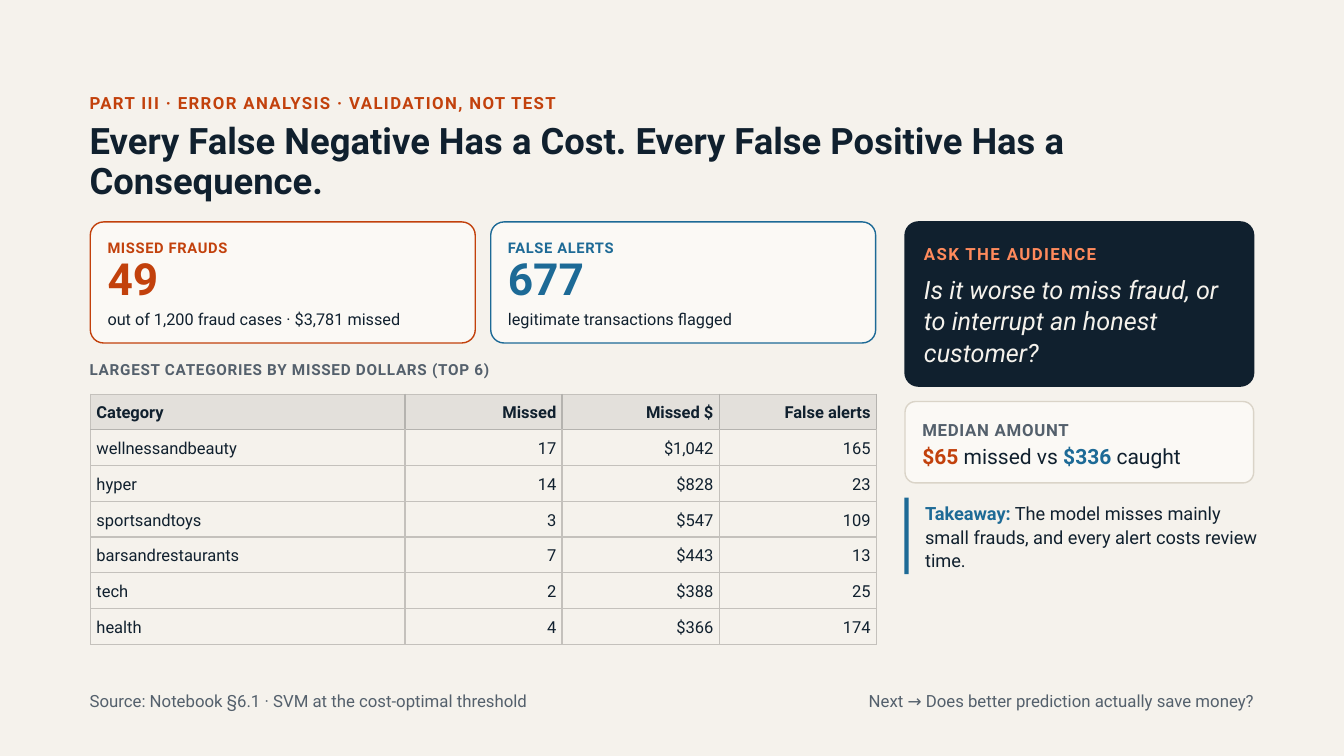
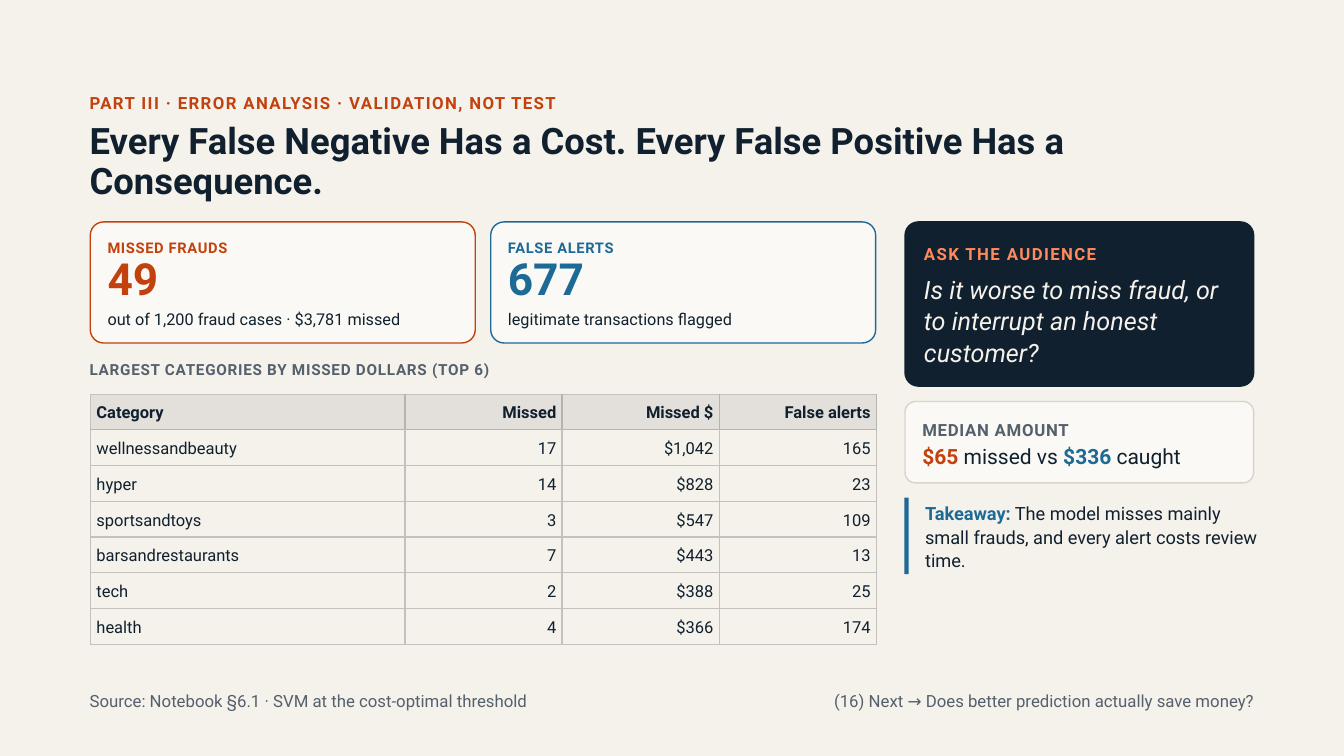
Before and after one commit to DakFu2k6/DS66A_Group_07, a slide deck: slide 16 of Fraud_Detection.pptx. Drawn at 1344x756 pixels with LibreOffice and Linux fonts; fonts in the diff are those of the drawing. Boxes give left, top, right and bottom in pixels: in the first picture for what was removed or moved away, otherwise in the second. Text is boxed around its words. In the diff, an @@ line names an element or a change of style, - is before the commit and + after.

```diff
--- a/Fraud_Detection.pptx
+++ b/Fraud_Detection.pptx
@@ text at (x1=834, y1=694, x2=1253, y2=711): text changed @@
-Next → Does better prediction actually save money?
+(16) Next → Does better prediction actually save money?
```
Also in this commit, not shown: 23 other slides changed, 1 other file.
